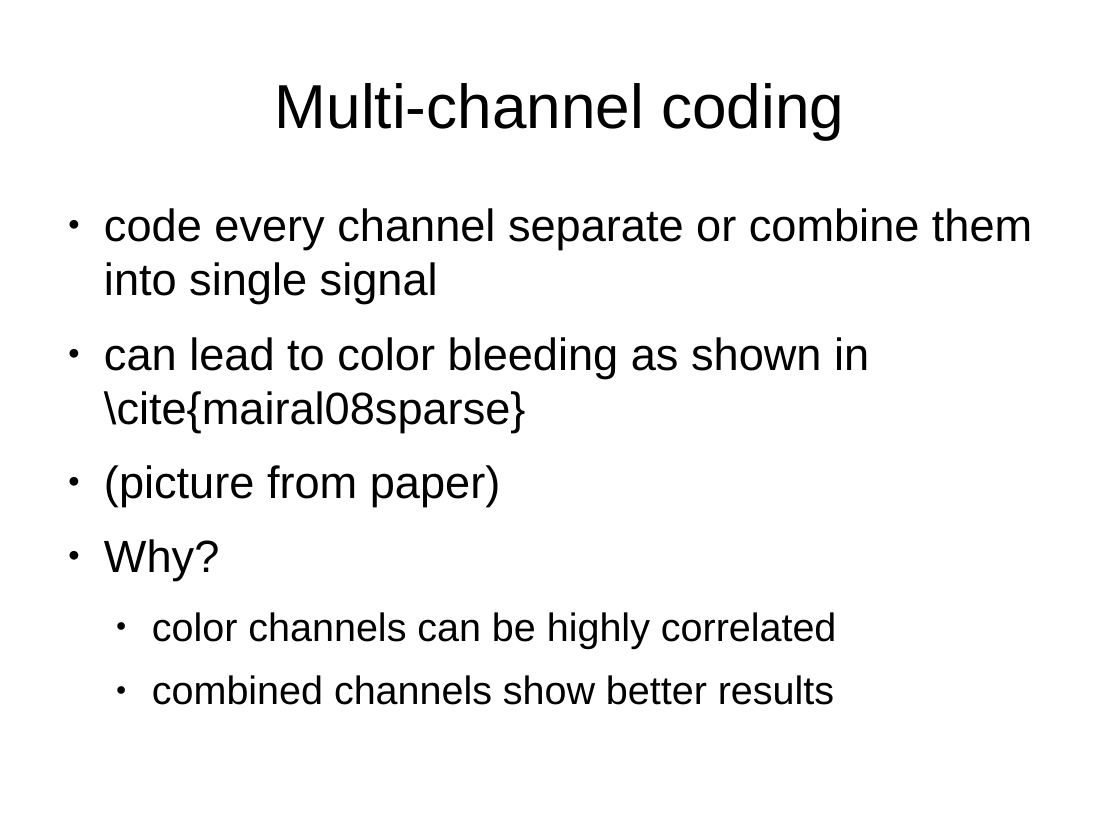
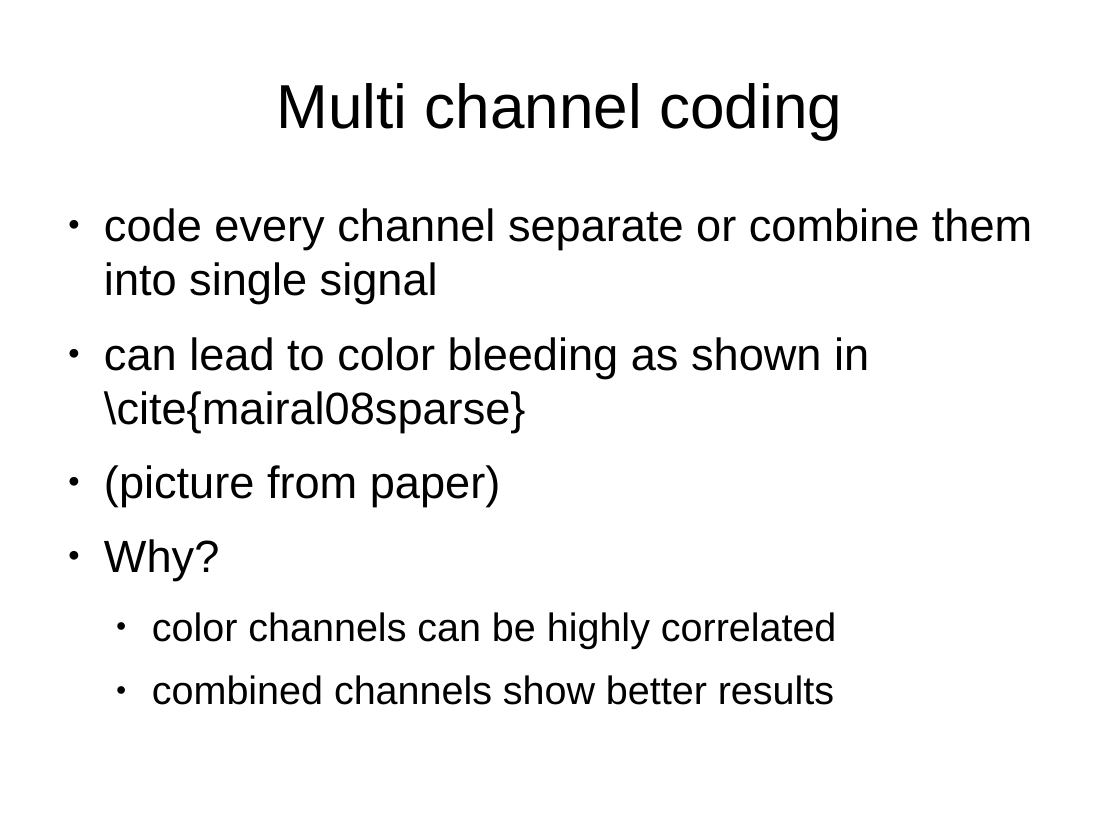
Before and after one commit to Sebu/sprs, a slide deck: slide 16 of progress_report/progress_report.odp (slide 15 before the commit). Drawn at 1120x840 pixels with LibreOffice and Linux fonts; fonts in the diff are those of the drawing. Boxes give left, top, right and bottom in pixels: in the first picture for what was removed or moved away, otherwise in the second. Text is boxed around its words. In the diff, an @@ line names an element or a change of style, - is before the commit and + after.

```diff
--- a/progress_report/progress_report.odp
+++ b/progress_report/progress_report.odp
@@ title at [277, 83, 842, 139]: text changed @@
-Multi-channel coding
+Multi channel coding
```
Also in this commit, not shown: 11 other slides changed, 2 slides added, 2 slides removed.
